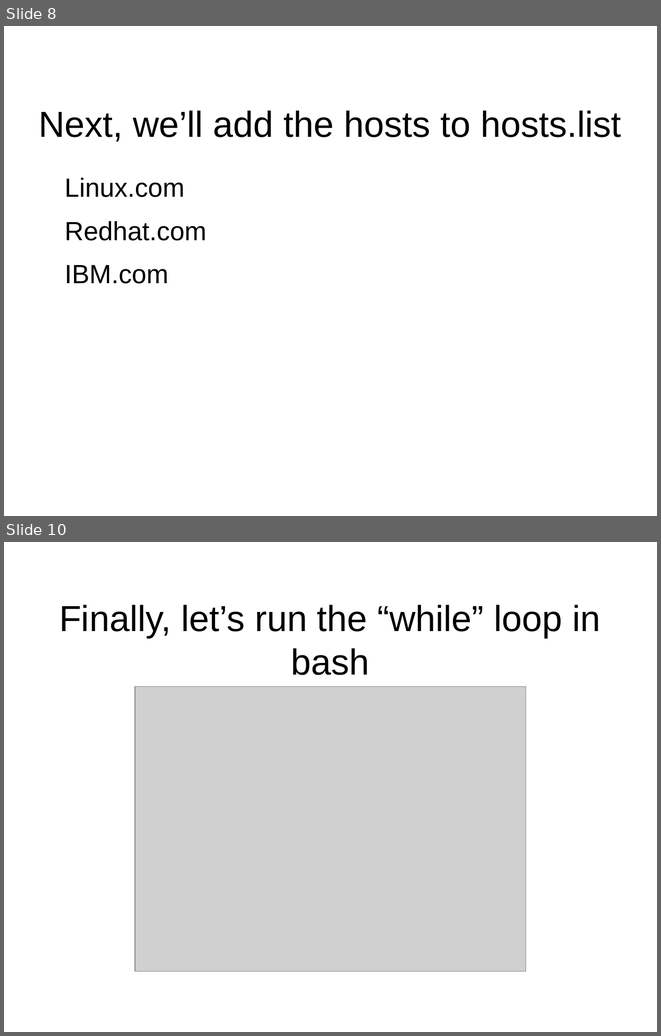
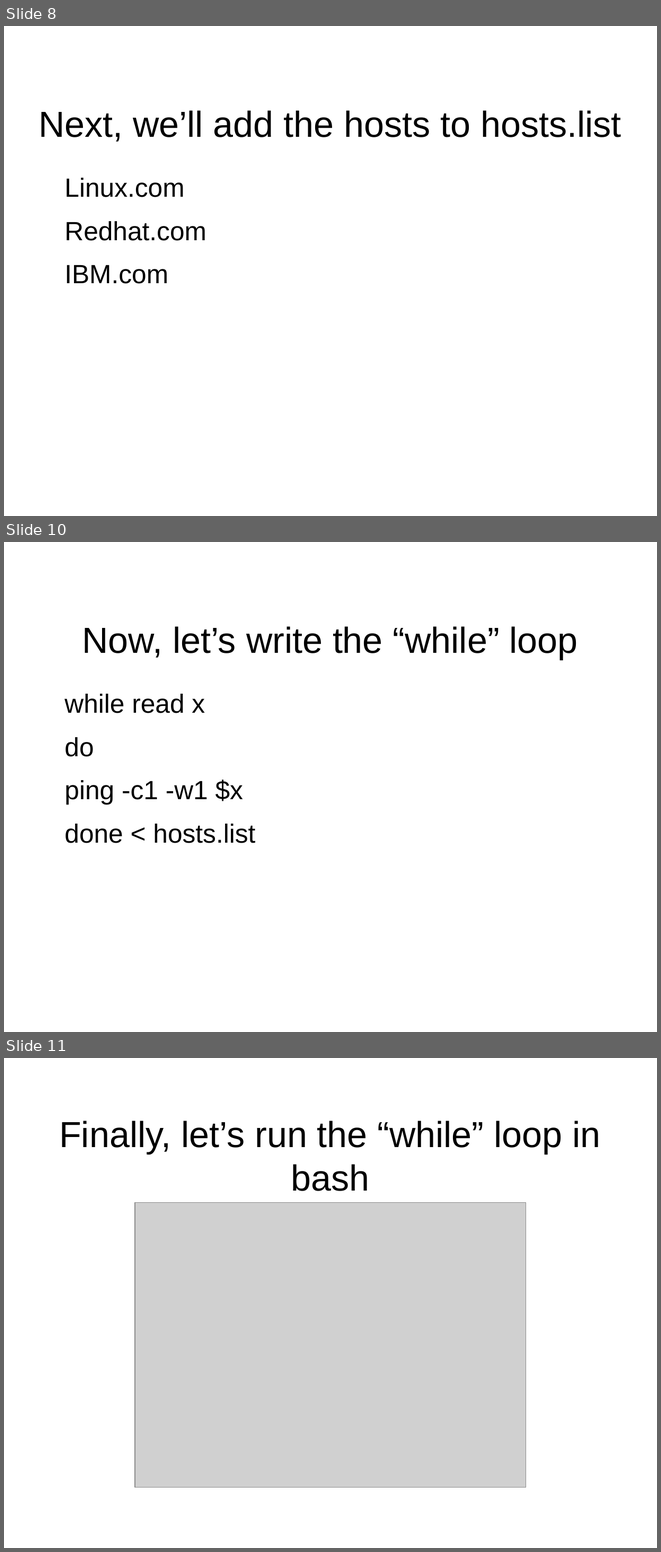
Before and after one commit to RexDjere/RHCSA, a slide deck: lectures/bash/bash_while_loops1.odp. Shown one above the other, each under a label of ours: slides 8 and 10 before the commit, slides 8, 10 and 11 after it; the slides between them are not shown. The pictures are 661x1036 and 661x1552 pixels, drawn with LibreOffice and Linux fonts; fonts in the diff are those of the drawing; grey boxes stand for pictures; background and template pictures are left out. Boxes give left, top, right and bottom in pixels: in the first picture for what was removed or moved away, otherwise in the second. Text is boxed around its words. In the diff, an @@ line names an element or a change of style, - is before the commit and + after.

Commit message:
Updated bash_while_loops1.odp

```diff
--- a/lectures/bash/bash_while_loops1.odp
+++ b/lectures/bash/bash_while_loops1.odp
@@ slide 10 added at box(4, 542, 657, 1032), background #FFFFFF @@
@@ title added at box(82, 626, 578, 660), 44 pt, text #000000 @@
+Now, let’s write the “while” loop
@@ text added at box(64, 694, 255, 843), 32 pt, text #000000 @@
+while read x
+do
+ping -c1 -w1 $x
+done < hosts.list
@@ what was slide 10 is now slide 11 @@
```
Also in this commit, not shown: 1 slide changed, 1 other file.
